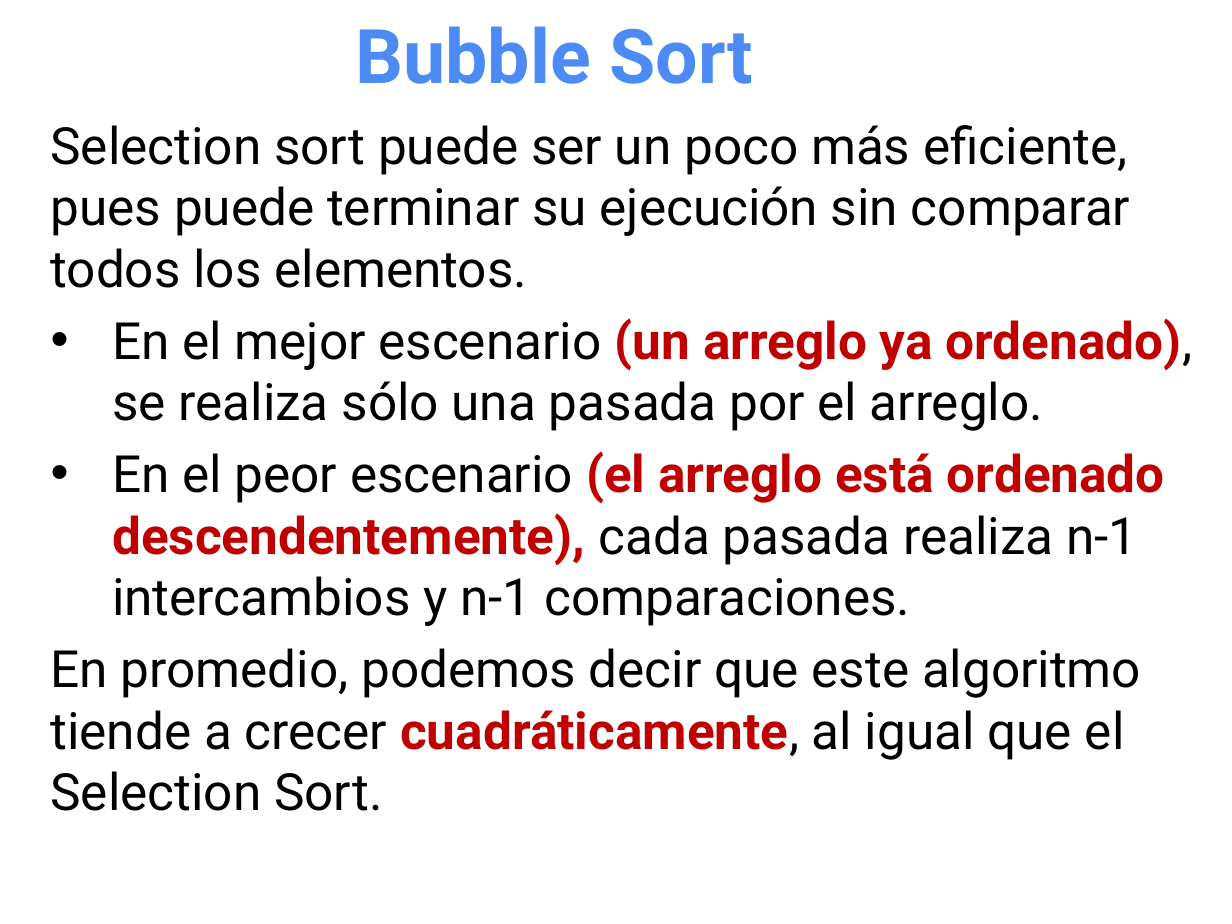
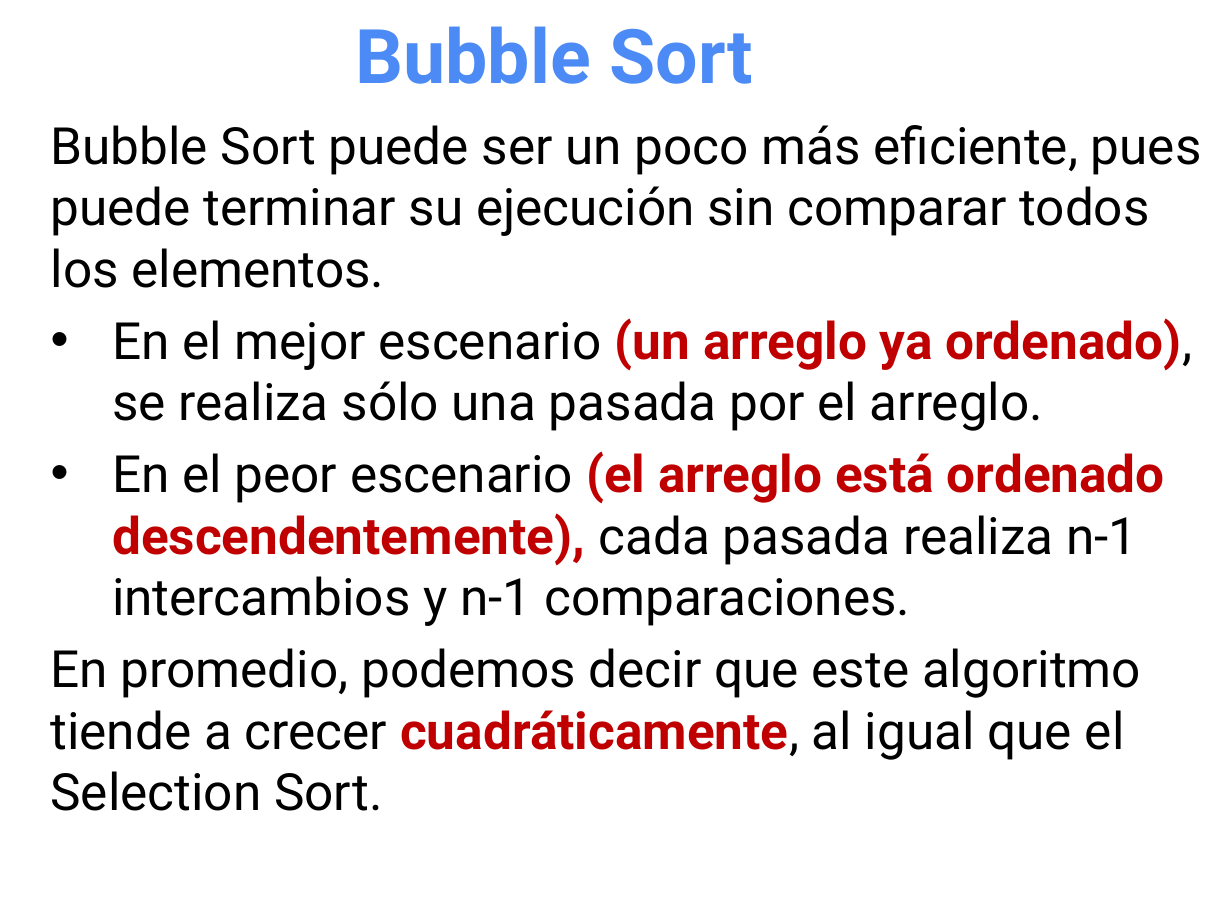
Before and after one commit to OMardil/INFO2, a slide deck: slide 24 of MOD02_Algoritmos_de_ordenamiento_y_busqueda/01 Presentacion/INFO2_MOD2-Ordenamiento_y_Busqueda.pptx. Drawn at 1232x924 pixels with LibreOffice and Linux fonts; fonts in the diff are those of the drawing. Boxes give left, top, right and bottom in pixels: in the first picture for what was removed or moved away, otherwise in the second. Text is boxed around its words. In the diff, an @@ line names an element or a change of style, - is before the commit and + after.

Commit message:
Fix Selection vs Bubble Sort

```diff
--- a/MOD02_Algoritmos_de_ordenamiento_y_busqueda/01 Presentacion/INFO2_MOD2-Ordenamiento_y_Busqueda.pptx
+++ b/MOD02_Algoritmos_de_ordenamiento_y_busqueda/01 Presentacion/INFO2_MOD2-Ordenamiento_y_Busqueda.pptx
@@ text at (x1=51, y1=125, x2=1202, y2=288): text changed @@
-Selection sort puede ser un poco más eficiente, pues puede terminar su ejecución sin comparar todos los elementos.
+Bubble Sort puede ser un poco más eficiente, pues puede terminar su ejecución sin comparar todos los elementos.
```
